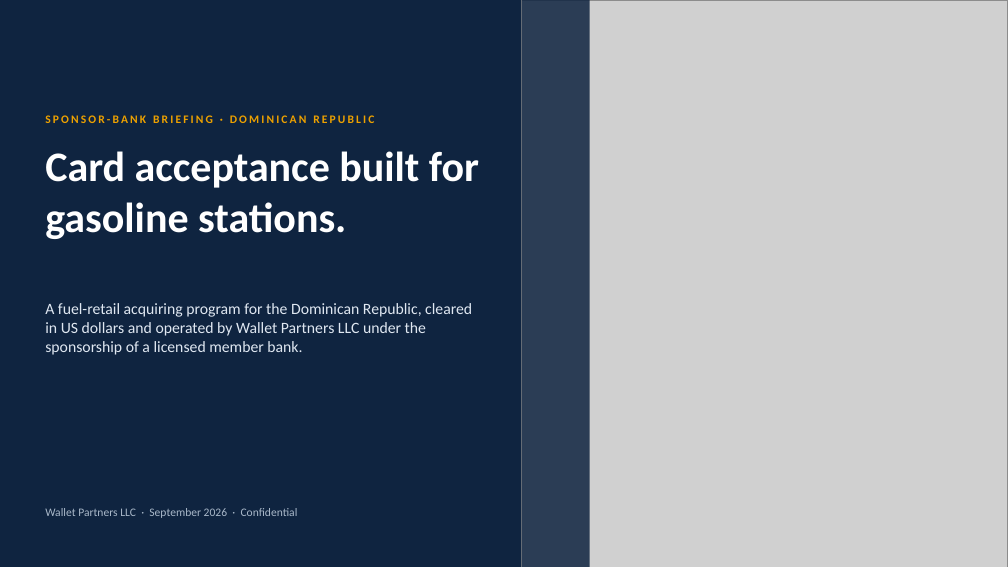
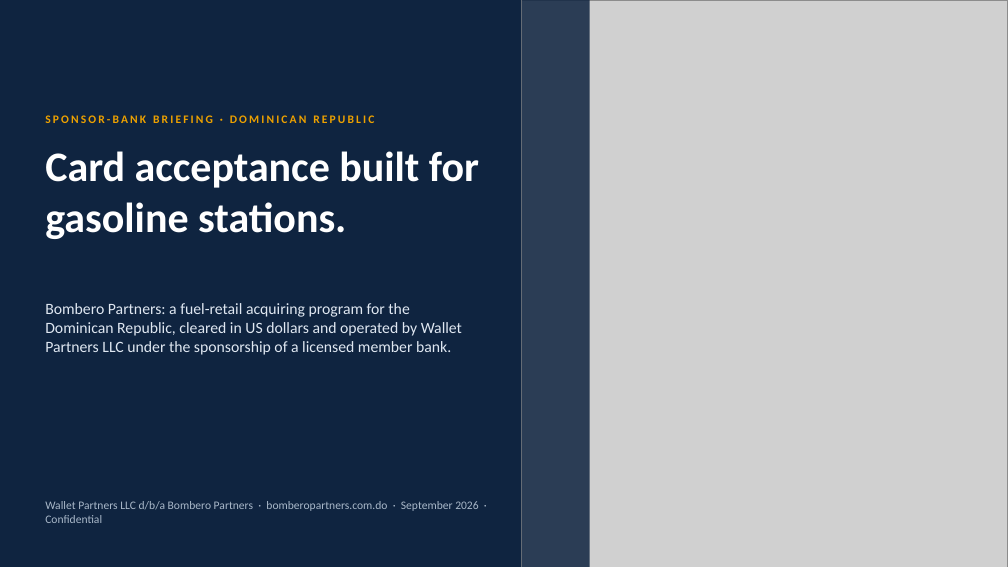
Before and after one commit to arullo1980/Family-Pharmacy, a slide deck: slide 1 of deck/Wallet-Partners-Sponsor-Bank-Deck.pptx. Drawn at 1008x567 pixels with LibreOffice and Linux fonts; fonts in the diff are those of the drawing; grey boxes stand for pictures. Boxes give left, top, right and bottom in pixels: in the first picture for what was removed or moved away, otherwise in the second. Text is boxed around its words. In the diff, an @@ line names an element or a change of style, - is before the commit and + after.

```diff
--- a/deck/Wallet-Partners-Sponsor-Bank-Deck.pptx
+++ b/deck/Wallet-Partners-Sponsor-Bank-Deck.pptx
@@ text at (x1=45, y1=303, x2=462, y2=355): text changed @@
-A fuel-retail acquiring program for the Dominican Republic, cleared in US dollars and operated by Wallet Partners LLC under the sponsorship of a licensed member bank.
+Bombero Partners: a fuel-retail acquiring program for the Dominican Republic, cleared in US dollars and operated by Wallet Partners LLC under the sponsorship of a licensed member bank.
@@ text at (x1=45, y1=501, x2=478, y2=523): text changed @@
-Wallet Partners LLC · September 2026 · Confidential
+Wallet Partners LLC d/b/a Bombero Partners · bomberopartners.com.do · September 2026 · Confidential
```
Also in this commit, not shown: 16 other slides changed, 50 other files.
